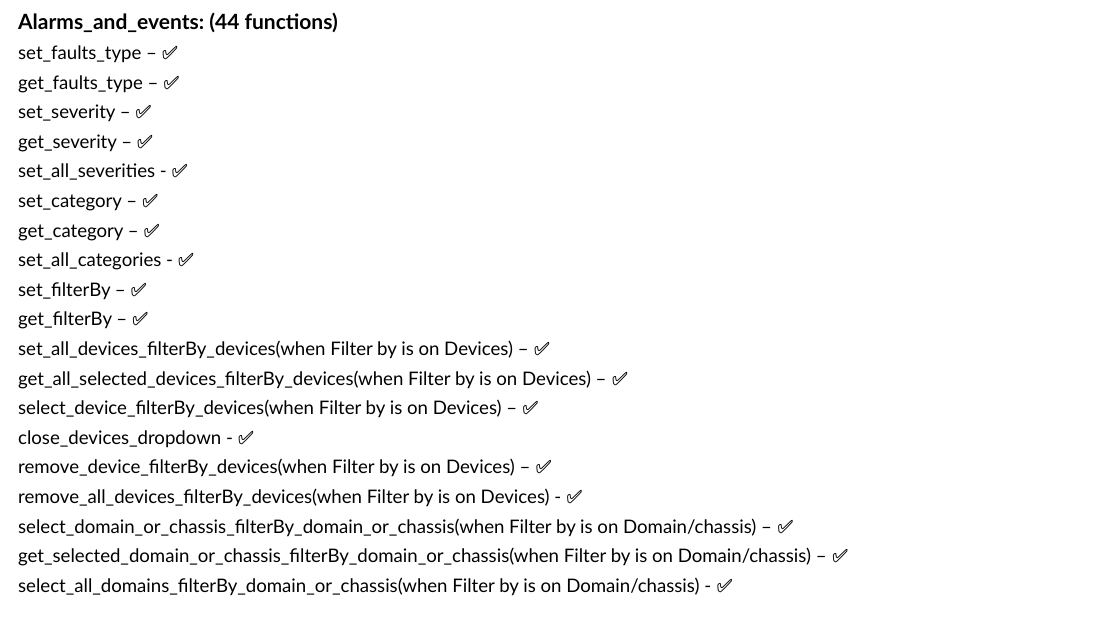
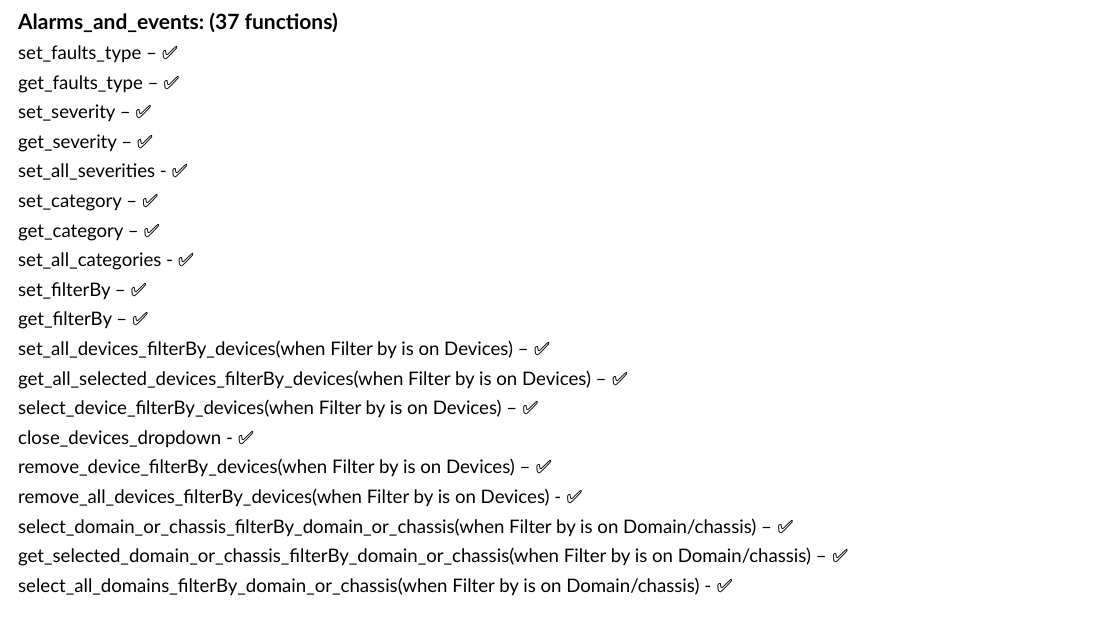
Before and after one commit to Yuval10Dahan/LightWatch_WEB, a slide deck: slide 30 of Docs/Progress_Check_Box.pptx (slide 26 before the commit). Drawn at 1120x630 pixels with LibreOffice and Linux fonts; fonts in the diff are those of the drawing. Boxes give left, top, right and bottom in pixels: in the first picture for what was removed or moved away, otherwise in the second. Text is boxed around its words. In the diff, an @@ line names an element or a change of style, - is before the commit and + after.

```diff
--- a/Docs/Progress_Check_Box.pptx
+++ b/Docs/Progress_Check_Box.pptx
@@ subtitle at box(18, 13, 338, 32): text changed @@
-Alarms_and_events: (44 functions)
+Alarms_and_events: (37 functions)
```
Also in this commit, not shown: 13 other slides changed, 4 slides added, 38 other files.
